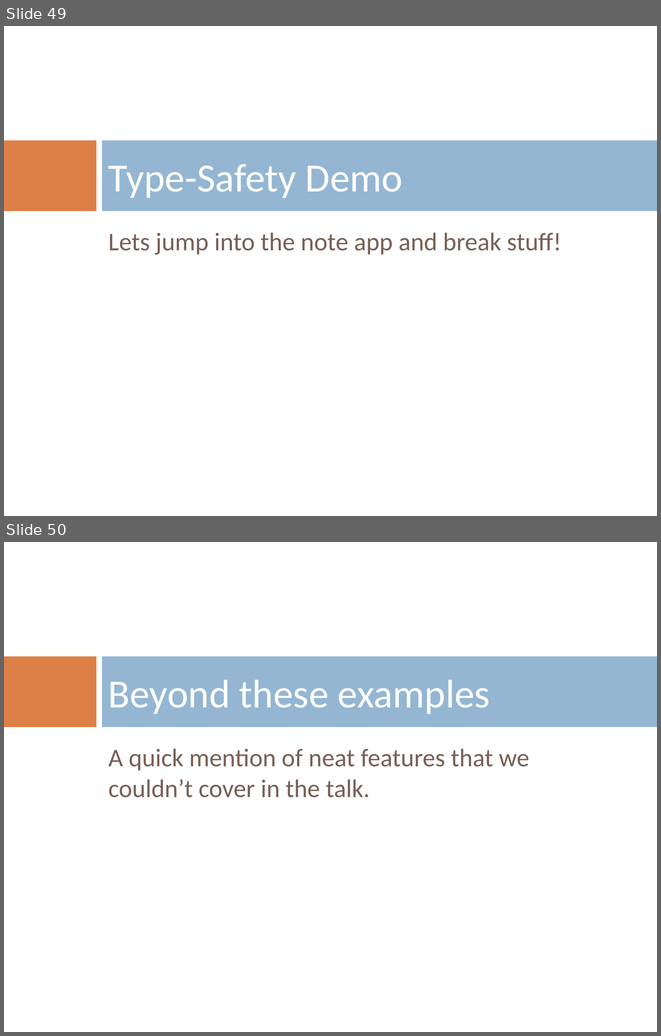
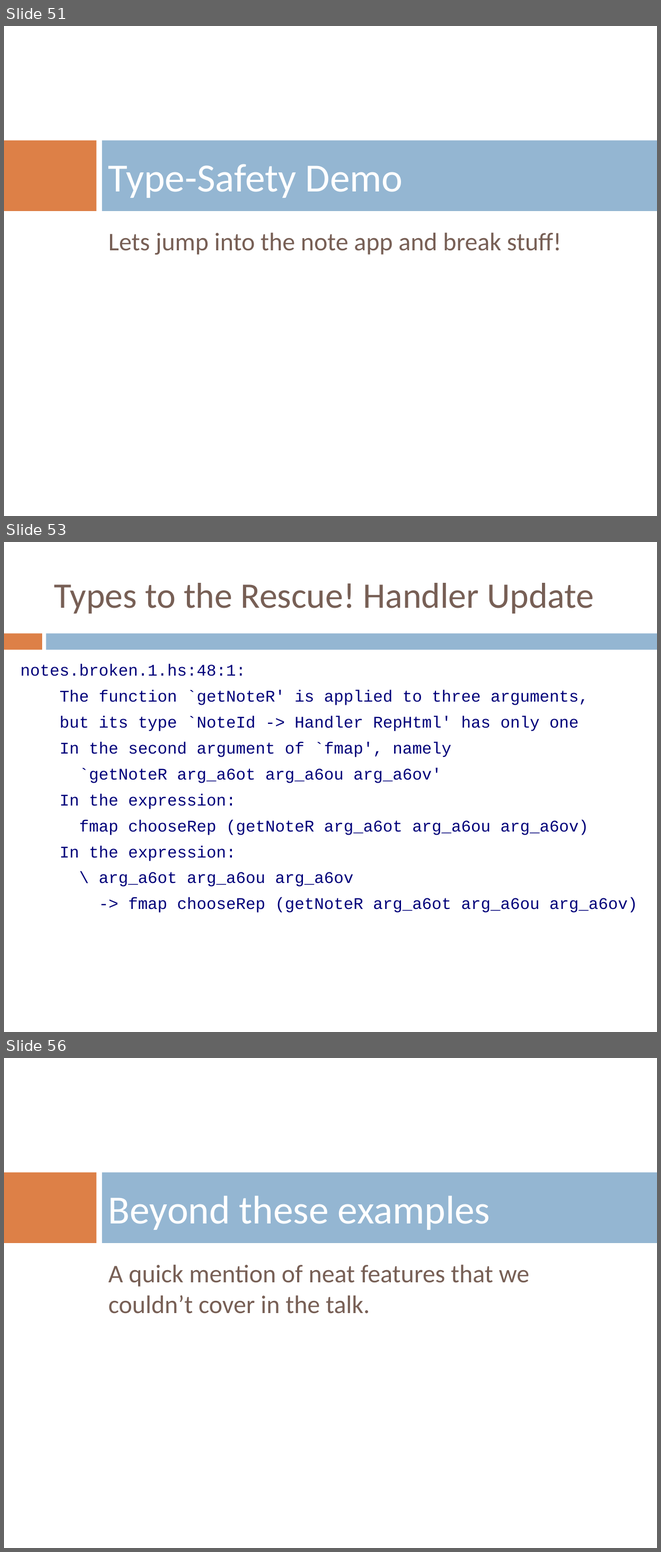
Before and after one commit to benkolera/talk-yesod, a slide deck: TypeSafeWebDevWithYesodAndHaskell.pptx. Shown one above the other, each under a label of ours: slides 49 and 50 before the commit, slides 51, 53 and 56 after it; the slides between them are not shown. The pictures are 661x1036 and 661x1552 pixels, drawn with LibreOffice and Linux fonts; fonts in the diff are those of the drawing; background and template pictures are left out. Boxes give left, top, right and bottom in pixels: in the first picture for what was removed or moved away, otherwise in the second. Text is boxed around its words. In the diff, an @@ line names an element or a change of style, - is before the commit and + after.

```diff
--- a/TypeSafeWebDevWithYesodAndHaskell.pptx
+++ b/TypeSafeWebDevWithYesodAndHaskell.pptx
@@ slide 53 added at (x1=4, y1=542, x2=657, y2=1032), background #FFFFFF @@
@@ title added at (x1=54, y1=583, x2=594, y2=614), 39.6 pt, text #775F55 @@
+Types to the Rescue! Handler Update
@@ rectangle added at (x1=4, y1=633, x2=42, y2=650), fill #DD8047 @@
@@ rectangle added at (x1=46, y1=633, x2=657, y2=650), fill #94B6D2 @@
@@ text added at (x1=20, y1=664, x2=637, y2=912), 18 pt, text #000079 @@
+notes.broken.1.hs:48:1:
+The function `getNoteR' is applied to three arguments,
+but its type `NoteId -> Handler RepHtml' has only one
+In the second argument of `fmap', namely
+`getNoteR arg_a6ot arg_a6ou arg_a6ov'
+In the expression:
+fmap chooseRep (getNoteR arg_a6ot arg_a6ou arg_a6ov)
+In the expression:
+\ arg_a6ot arg_a6ou arg_a6ov
+-> fmap chooseRep (getNoteR arg_a6ot arg_a6ou arg_a6ov)
@@ what was slide 49 is now slide 51 @@
@@ what was slide 50 is now slide 56 @@
```
Also in this commit, not shown: 3 slides changed, 8 other slides added, 2 slides removed, 2 other files.
